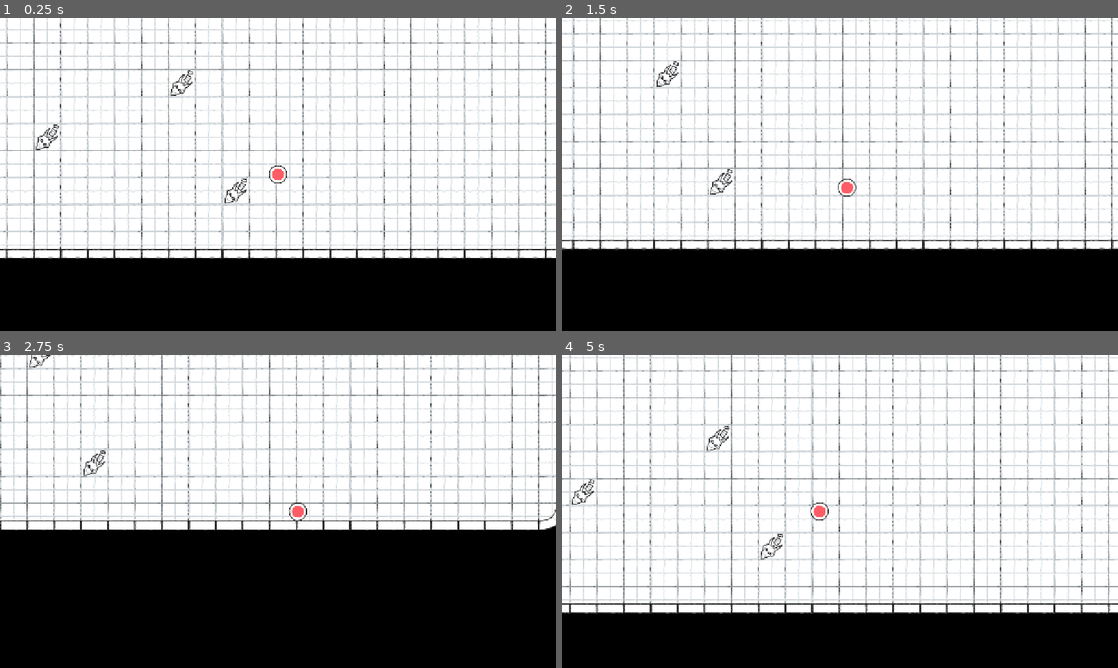
Above: before the commit, frames 1-4 (two rows, left to right).
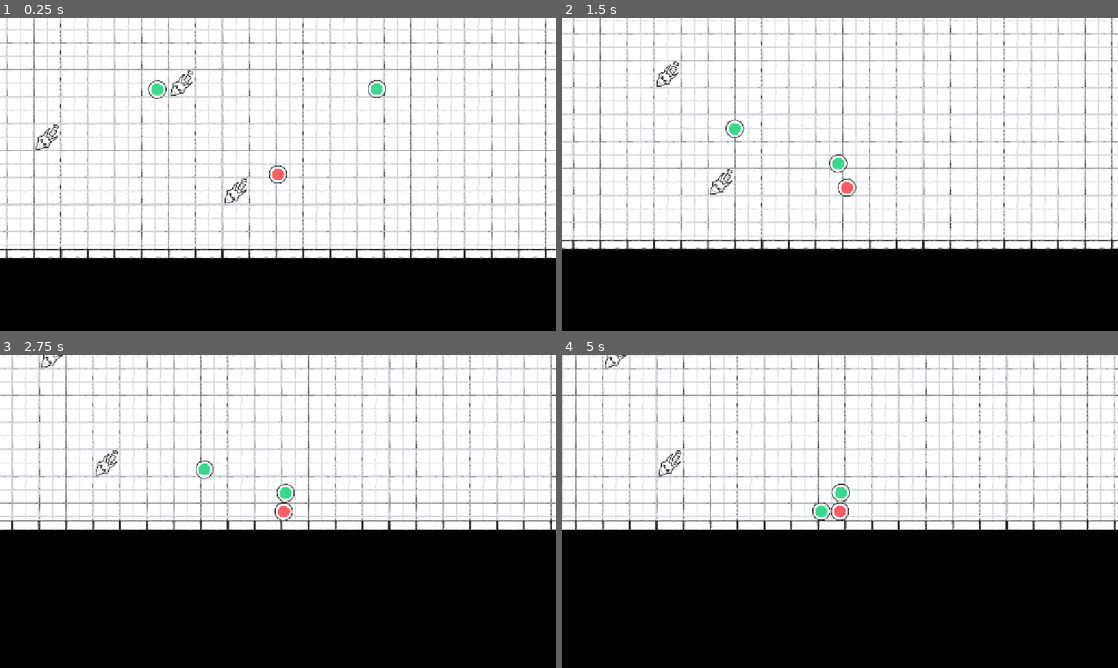
Above: after the commit, the same moments.

Repository: valdomiromorais/brotato_clone-
Game: Godot game, scene res://levels/level01.tscn
Same seed, same stepped clock (60 frames per second), same inputs: the game is played once before the commit and once after it.
Inputs:
- Up to frame 1 (0.25 s): no input
- Up to frame 2 (1.5 s): hold Right (move_right) 0.53-1.28 s; hold Down (move_down) from 1.28 s (still down)
- Up to frame 3 (2.75 s): release Down (move_down) at 2.03 s; hold Right (move_right) from 2.03 s (still down)
- Up to frame 4 (5 s): release Right (move_right) at 2.78 s; hold Up (move_up) 2.78-3.53 s; hold Left (move_left) from 3.53 s (still down)

The runs differ from the first frame. In frame 1, 0.2% of the frame differs, in the area x 26-70%, y 19-26%; in frame 2, 0.2%; in frame 3, 11%; in frame 4, 46%, in the area x 0-100%, y 0-83%.

Commit message:
cmt5 - Start enemies settings and global script

Diff:
--- /dev/null
+++ b/characters/enemies/enemy_green.tscn
@@ -0,0 +1,11 @@
+[gd_scene load_steps=2 format=3 uid="uid://c2pqb8tfvgve1"]
+
+[ext_resource type="PackedScene" uid="uid://cxbr2m81e8cbe" path="res://characters/enemies/enemy_template.tscn" id="1_wih1o"]
+
+[node name="EnemyGreen" instance=ExtResource("1_wih1o")]
+
+[node name="Sprite" parent="." index="0"]
+region_rect = Rect2(384, 512, 64, 64)
+
+[node name="Collision" parent="." index="1"]
+visible = true
--- /dev/null
+++ b/characters/enemies/enemy_purple.tscn
@@ -0,0 +1,13 @@
+[gd_scene load_steps=2 format=3 uid="uid://c5ji48stwthps"]
+
+[ext_resource type="PackedScene" uid="uid://cxbr2m81e8cbe" path="res://characters/enemies/enemy_template.tscn" id="1_68cqi"]
+
+[node name="EnemyPurple" instance=ExtResource("1_68cqi")]
+enemy_type = 1
+move_speed = 256.0
+
+[node name="Collision" parent="." index="0"]
+visible = true
+
+[node name="Sprite" parent="." index="1"]
+region_rect = Rect2(128, 512, 64, 64)
--- /dev/null
+++ b/characters/enemies/enemy_template.tscn
@@ -0,0 +1,33 @@
+[gd_scene load_steps=5 format=3 uid="uid://cxbr2m81e8cbe"]
+
+[ext_resource type="Texture2D" uid="uid://bvhetgyhlynie" path="res://assets/spritesheet.png" id="1_58dje"]
+[ext_resource type="Script" uid="uid://c0kea4emv0ima" path="res://scripts/enemy.gd" id="1_yw0po"]
+
+[sub_resource type="CircleShape2D" id="CircleShape2D_58dje"]
+radius = 22.0
+
+[sub_resource type="CircleShape2D" id="CircleShape2D_yw0po"]
+radius = 96.0
+
+[node name="EnemyTemplate" type="CharacterBody2D" node_paths=PackedStringArray("dash_wait_timer")]
+script = ExtResource("1_yw0po")
+dash_wait_timer = NodePath("DashWaitTimer")
+
+[node name="Collision" type="CollisionShape2D" parent="."]
+visible = false
+shape = SubResource("CircleShape2D_58dje")
+
+[node name="Sprite" type="Sprite2D" parent="."]
+texture = ExtResource("1_58dje")
+region_enabled = true
+
+[node name="RangeArea" type="Area2D" parent="."]
+
+[node name="Collision" type="CollisionShape2D" parent="RangeArea"]
+shape = SubResource("CircleShape2D_yw0po")
+
+[node name="DashWaitTimer" type="Timer" parent="."]
+one_shot = true
+
+[connection signal="body_entered" from="RangeArea" to="." method="_on_body_entered"]
+[connection signal="timeout" from="DashWaitTimer" to="." method="_on_timer_timeout"]
--- /dev/null
+++ b/characters/enemies/enemy_yellow.tscn
@@ -0,0 +1,12 @@
+[gd_scene load_steps=2 format=3 uid="uid://ce0nuk0vrcr2m"]
+
+[ext_resource type="PackedScene" uid="uid://cxbr2m81e8cbe" path="res://characters/enemies/enemy_template.tscn" id="1_r0v7s"]
+
+[node name="EnemyYellow" instance=ExtResource("1_r0v7s")]
+move_speed = 240.0
+
+[node name="Collision" parent="." index="0"]
+visible = true
+
+[node name="Sprite" parent="." index="1"]
+region_rect = Rect2(256, 512, 64, 64)
--- a/levels/level01.tscn
+++ b/levels/level01.tscn
@@ -1,8 +1,9 @@
-[gd_scene load_steps=4 format=4 uid="uid://db2paj2ktkgsk"]
+[gd_scene load_steps=5 format=4 uid="uid://db2paj2ktkgsk"]
 
 [ext_resource type="PackedScene" uid="uid://by7mme3wa6e56" path="res://levels/base_terrain.tscn" id="1_26ik6"]
 [ext_resource type="PackedScene" uid="uid://d1vudjn1iwt1f" path="res://levels/decoration.tscn" id="2_26ik6"]
 [ext_resource type="PackedScene" uid="uid://bduw8lsw5q2x6" path="res://characters/player.tscn" id="3_vsh7h"]
+[ext_resource type="PackedScene" uid="uid://c2pqb8tfvgve1" path="res://characters/enemies/enemy_green.tscn" id="4_emax3"]
 
 [node name="Level01" type="Node2D"]
 
@@ -13,3 +14,9 @@
 
 [node name="Player" parent="." instance=ExtResource("3_vsh7h")]
 position = Vector2(996, 923)
+
+[node name="EnemyGreen" parent="." instance=ExtResource("4_emax3")]
+position = Vector2(679, 700)
+
+[node name="EnemyGreen2" parent="." instance=ExtResource("4_emax3")]
+position = Vector2(1260, 695)
--- a/project.godot
+++ b/project.godot
@@ -15,6 +15,10 @@
 run/main_scene="uid://db2paj2ktkgsk"
 config/features=PackedStringArray("4.5", "Forward Plus")
 config/icon="uid://cmf66yaqh2sfc"
+
+[autoload]
+
+global="*res://scripts/global.gd"
 
 [display]
 
--- /dev/null
+++ b/scripts/enemy.gd
@@ -0,0 +1,43 @@
+class_name Enemy extends CharacterBody2D
+
+enum EnemyType{CHASER, CHASER_AND_DASHER}
+
+@export_category("Enemy Settings")
+@export
+var enemy_type: EnemyType = EnemyType.CHASER
+@export
+var move_speed: float = 192.0
+@export
+var dash_speed: float = move_speed * 4
+
+@export_category("Auxiliary Objects")
+@export
+var dash_wait_timer: Timer
+
+func _physics_process(_delta: float) -> void:
+	if global.player == null:
+		print("Player não encontrado ...")
+		return
+	var direction: Vector2 = global_position.direction_to(global.player.global_position)
+	match enemy_type:
+		EnemyType.CHASER:
+			chase(direction)
+		EnemyType.CHASER_AND_DASHER:
+			chase_and_dash(direction)
+	move_and_slide()
+
+func chase(direction:Vector2) -> void:
+	velocity = direction * move_speed
+
+func chase_and_dash(direction:Vector2) -> void:
+	pass
+
+func _on_body_entered(body) -> void:
+	if enemy_type != EnemyType.CHASER_AND_DASHER:
+		return
+
+	if body is Player:
+		dash_wait_timer.start()
+
+func _on_timer_timeout() -> void:
+	pass # Replace with function body.
--- /dev/null
+++ b/scripts/global.gd
@@ -0,0 +1,3 @@
+class_name Global extends Node
+
+var player: Player = null
--- a/scripts/player.gd
+++ b/scripts/player.gd
@@ -3,6 +3,9 @@
 @export_category("Player Settings")
 @export
 var move_speed: float = 256.0
+
+func _ready() -> void:
+	global.player = self
 
 func _physics_process(_delta: float) -> void:
 	move()
--- a/weapons/sword/short_sword.tscn
+++ b/weapons/sword/short_sword.tscn
@@ -1,6 +1,35 @@
 [gd_scene load_steps=7 format=3 uid="uid://bsjs01e87o34k"]
 
 [ext_resource type="PackedScene" uid="uid://cpnkchlhfbowq" path="res://weapons/weapon_template.tscn" id="1_ivot3"]
+
+[sub_resource type="Animation" id="Animation_ivot3"]
+resource_name = "attack"
+length = 0.4
+step = 0.05
+tracks/0/type = "value"
+tracks/0/imported = false
+tracks/0/enabled = true
+tracks/0/path = NodePath(".:rotation")
+tracks/0/interp = 1
+tracks/0/loop_wrap = true
+tracks/0/keys = {
+"times": PackedFloat32Array(0, 0.05, 0.4),
+"transitions": PackedFloat32Array(1, 1, 1),
+"update": 0,
+"values": [0.0, -0.523599, 6.28319]
+}
+tracks/1/type = "value"
+tracks/1/imported = false
+tracks/1/enabled = true
+tracks/1/path = NodePath("AttackArea/Collision:disabled")
+tracks/1/interp = 1
+tracks/1/loop_wrap = true
+tracks/1/keys = {
+"times": PackedFloat32Array(0, 0.4),
+"transitions": PackedFloat32Array(1, 1),
+"update": 1,
+"values": [false, true]
+}
 
 [sub_resource type="Animation" id="Animation_jindo"]
 length = 0.001
@@ -27,35 +56,6 @@
 "transitions": PackedFloat32Array(1),
 "update": 1,
 "values": [true]
-}
-
-[sub_resource type="Animation" id="Animation_ivot3"]
-resource_name = "attack"
-length = 0.4
-step = 0.05
-tracks/0/type = "value"
-tracks/0/imported = false
-tracks/0/enabled = true
-tracks/0/path = NodePath(".:rotation")
-tracks/0/interp = 1
-tracks/0/loop_wrap = true
-tracks/0/keys = {
-"times": PackedFloat32Array(0, 0.05, 0.2, 0.25, 0.4),
-"transitions": PackedFloat32Array(1, 1, 1, 1, 1),
-"update": 0,
-"values": [0.0, -0.523599, 3.14159, 3.14159, 0.0]
-}
-tracks/1/type = "value"
-tracks/1/imported = false
-tracks/1/enabled = true
-tracks/1/path = NodePath("AttackArea/Collision:disabled")
-tracks/1/interp = 1
-tracks/1/loop_wrap = true
-tracks/1/keys = {
-"times": PackedFloat32Array(0, 0.25),
-"transitions": PackedFloat32Array(1, 1),
-"update": 1,
-"values": [false, true]
 }
 
 [sub_resource type="AnimationLibrary" id="AnimationLibrary_iegkh"]
Not shown, added: scripts/enemy.gd.uid
Not shown, added: scripts/global.gd.uid
